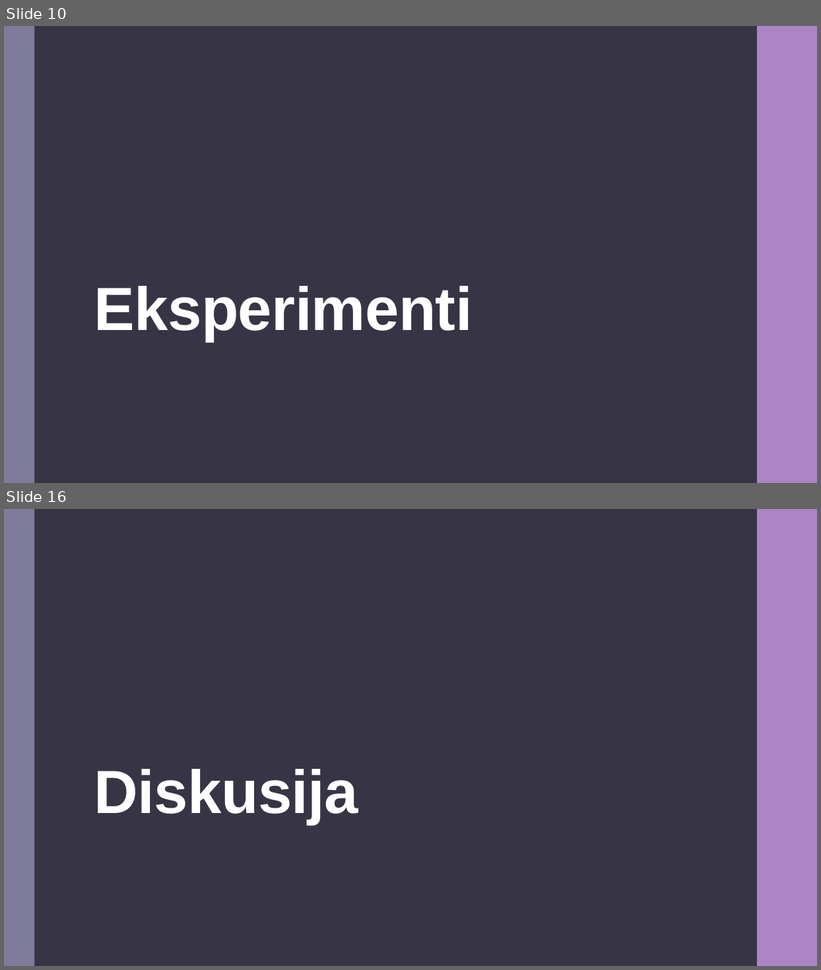
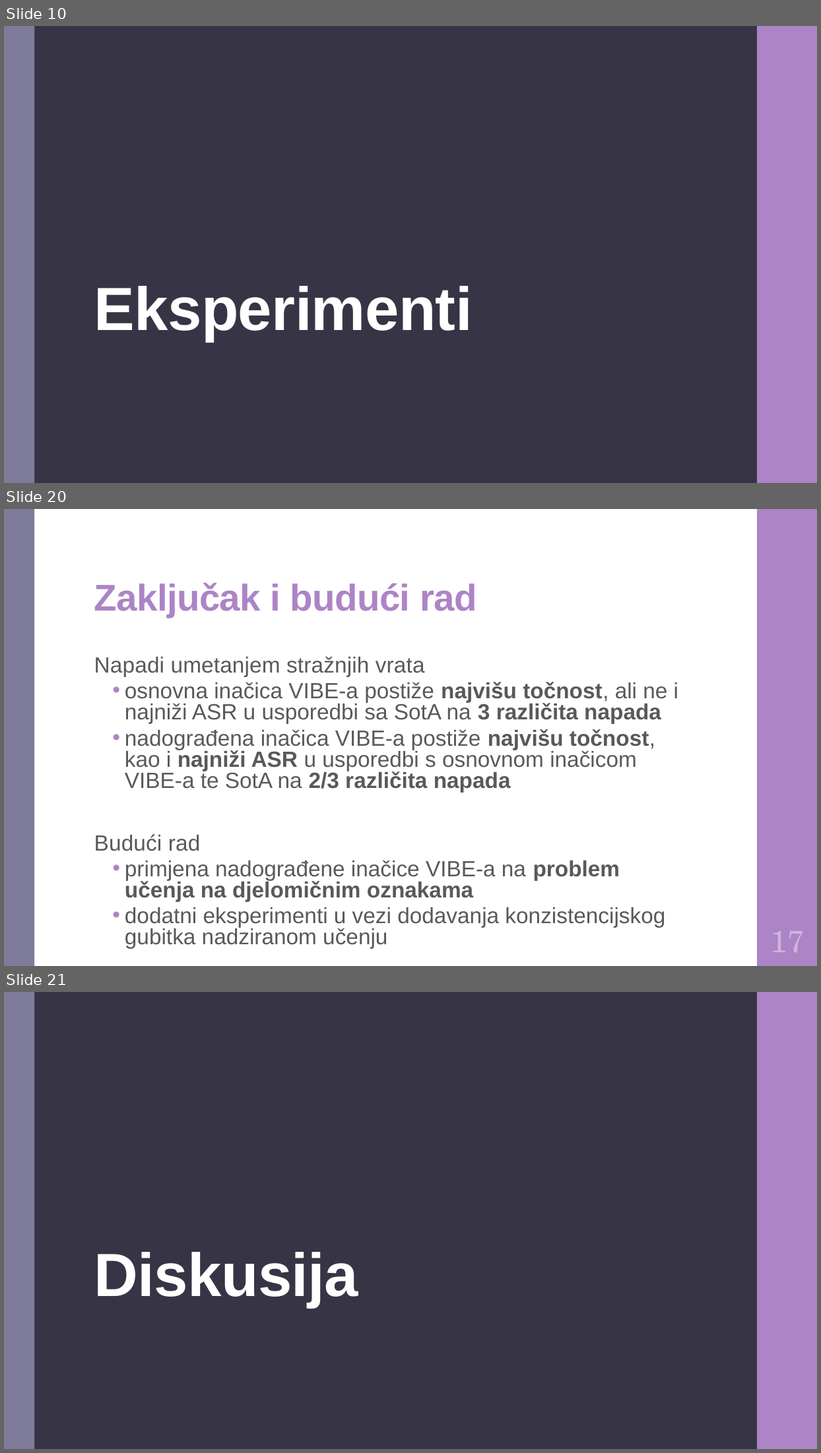
Before and after one commit to DomJamb/Diplomski-Rad-Doku, a slide deck: Prezentacija/Varijacijsko učenje na zašumljenim oznakama.pptx. Shown one above the other, each under a label of ours: slides 10 and 16 before the commit, slides 10, 20 and 21 after it; the slides between them are not shown. The pictures are 821x970 and 821x1453 pixels, drawn with LibreOffice and Linux fonts; fonts in the diff are those of the drawing. Boxes give left, top, right and bottom in pixels: in the first picture for what was removed or moved away, otherwise in the second. Text is boxed around its words. In the diff, an @@ line names an element or a change of style, - is before the commit and + after.

```diff
--- a/Prezentacija/Varijacijsko učenje na zašumljenim oznakama.pptx
+++ b/Prezentacija/Varijacijsko učenje na zašumljenim oznakama.pptx
@@ slide 20 added at box(4, 509, 817, 966), background #FFFFFF; not listed: 2 template elements that a slide beside it also shows @@
@@ title added at box(94, 583, 477, 617), 44 pt, text #AD84C6, bold @@
+Zaključak i budući rad
@@ text added at box(94, 656, 679, 949), 26 pt, text #595959 @@
+Napadi umetanjem stražnjih vrata
+  • osnovna inačica VIBE-a postiže najvišu točnost, ali ne i najniži ASR u usporedbi sa SotA na 3 različita napada
+  • nadograđena inačica VIBE-a postiže najvišu točnost, kao i najniži ASR u usporedbi s osnovnom inačicom VIBE-a te SotA na 2/3 različita napada
+Budući rad
+  • primjena nadograđene inačice VIBE-a na problem učenja na djelomičnim oznakama
+  • dodatni eksperimenti u vezi dodavanja konzistencijskog gubitka nadziranom učenju
@@ rectangle added at box(686, 914, 741, 939), fill #FFFFFF @@
@@ text added at box(771, 931, 805, 953), 36 pt, text #CEB5DD @@
+17
@@ what was slide 16 is now slide 21 @@
```
Also in this commit, not shown: 3 slides changed, 7 other slides added, 3 slides removed, 1 other file.
